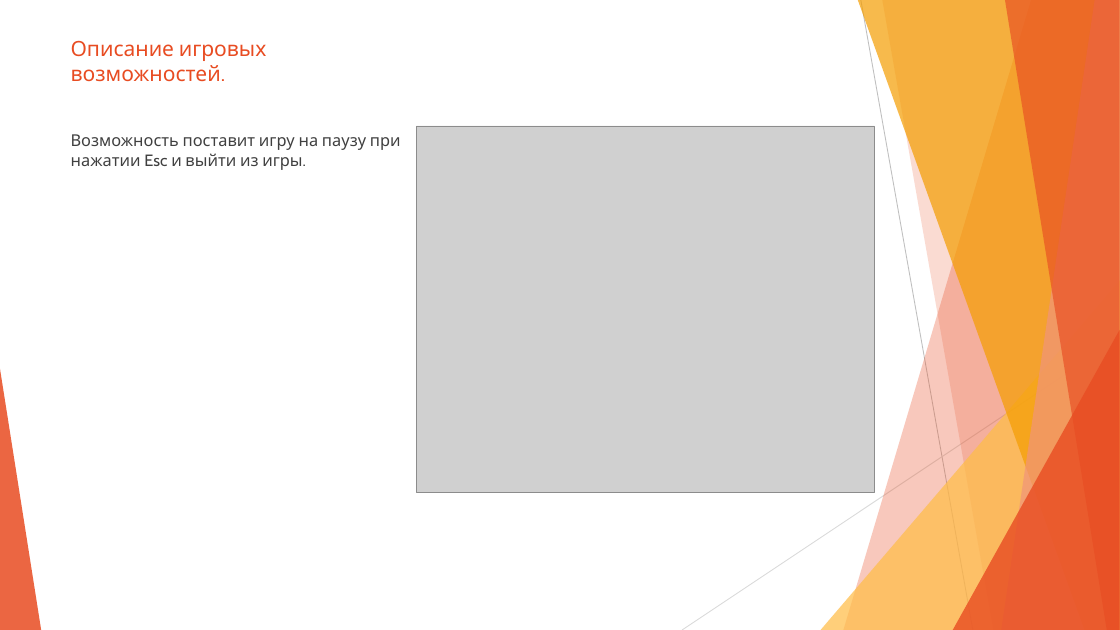
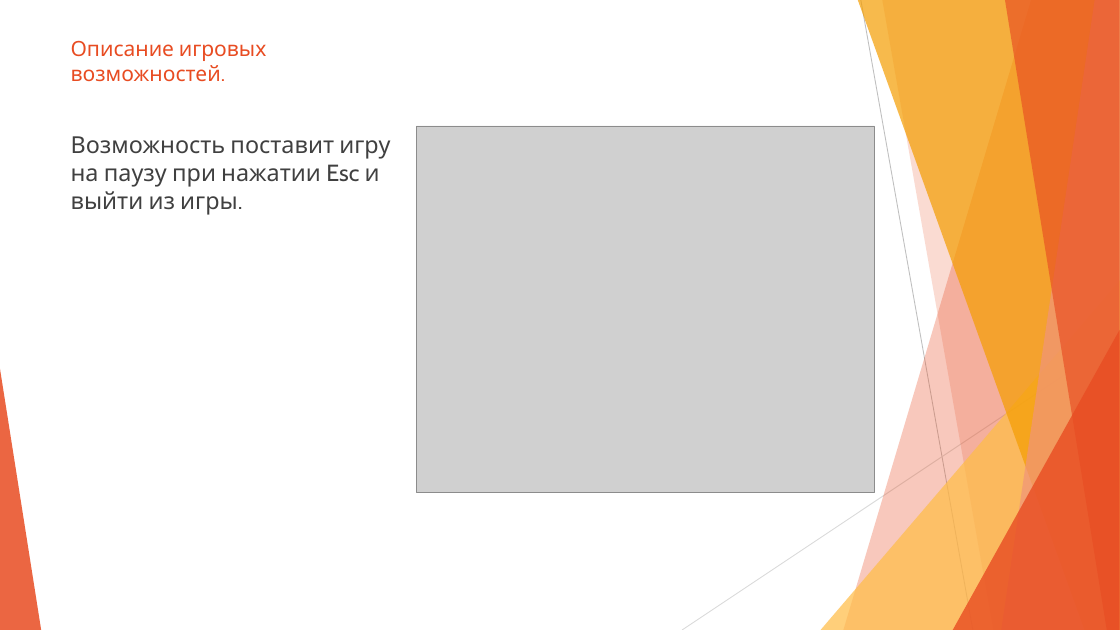
Before and after one commit to arta159/roguelite, a slide deck: slide 8 of Проект Roguelite.pptx (slide 6 before the commit). Drawn at 1120x630 pixels with LibreOffice and Linux fonts; fonts in the diff are those of the drawing; grey boxes stand for pictures. Boxes give left, top, right and bottom in pixels: in the first picture for what was removed or moved away, otherwise in the second. Text is boxed around its words. In the diff, an @@ line names an element or a change of style, - is before the commit and + after.

```diff
--- a/Проект Roguelite.pptx
+++ b/Проект Roguelite.pptx
@@ text "Возможность поставит игру на паузу ..." at <box>71,136,390,215</box>: size 14 to 20 pt @@
```
Also in this commit, not shown: 5 other slides changed, 3 slides added.
